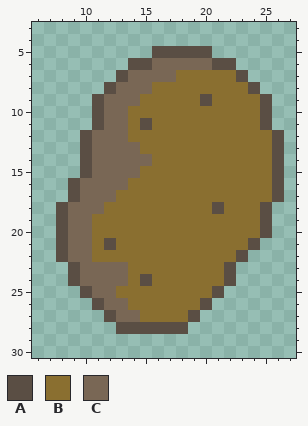
Two versions of one pixel-art sprite, assets/Patate_v1.png. This is how it looked before the edit.
The file is 32x32 pixels. Shown: x 6..27, y 3..30.
Palette (. is transparent): A #5a4e44  B #8a6f30  C #796755
Now the later version:
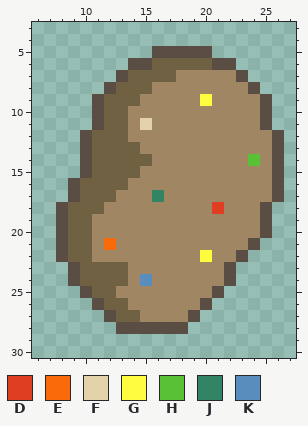
Colours new in this view: D #df3e23  E #fa6a0a  F #e4d2aa  G #fffc40  H #59c135  J #328464  K #588dbe
The edit:
colour B: #8a6f30 -> #a08662
colour C: #796755 -> #706143
Changed rows in their new state; - is a pixel that keeps its letter.
first column x 12:
 9 --------G----
11 ---F---------
14 ------------H
17 ----J--------
18 ---------D---
21 E------------
22 --------G----
24 ---K---------
Where, in picture pixels (left, top, right, bottom), the same in both pictures:
changed: (68, 58, 272, 322)
